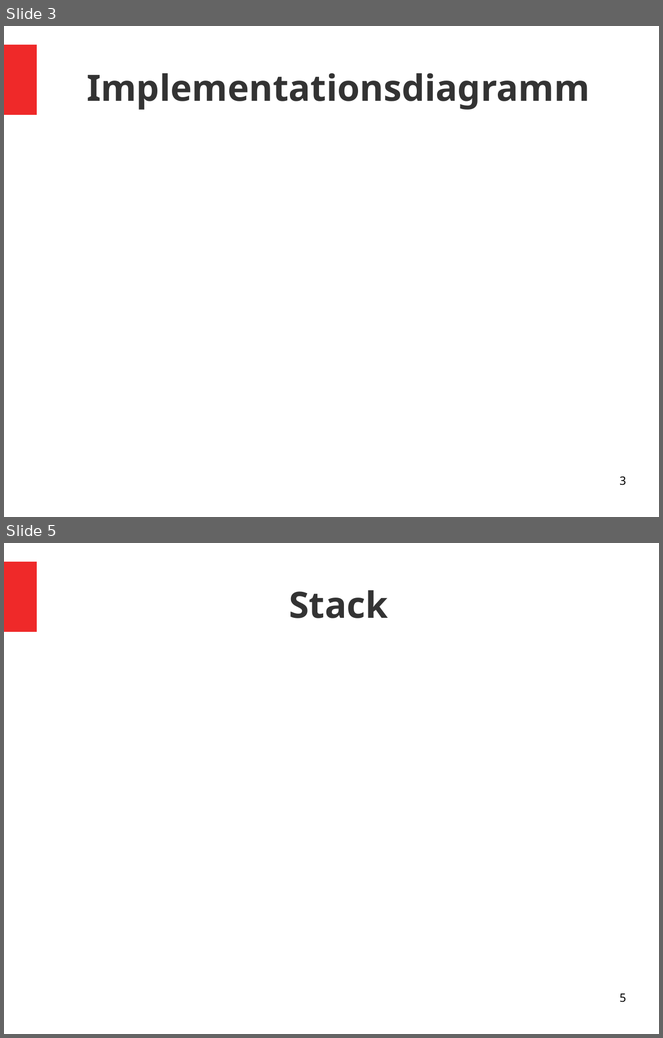
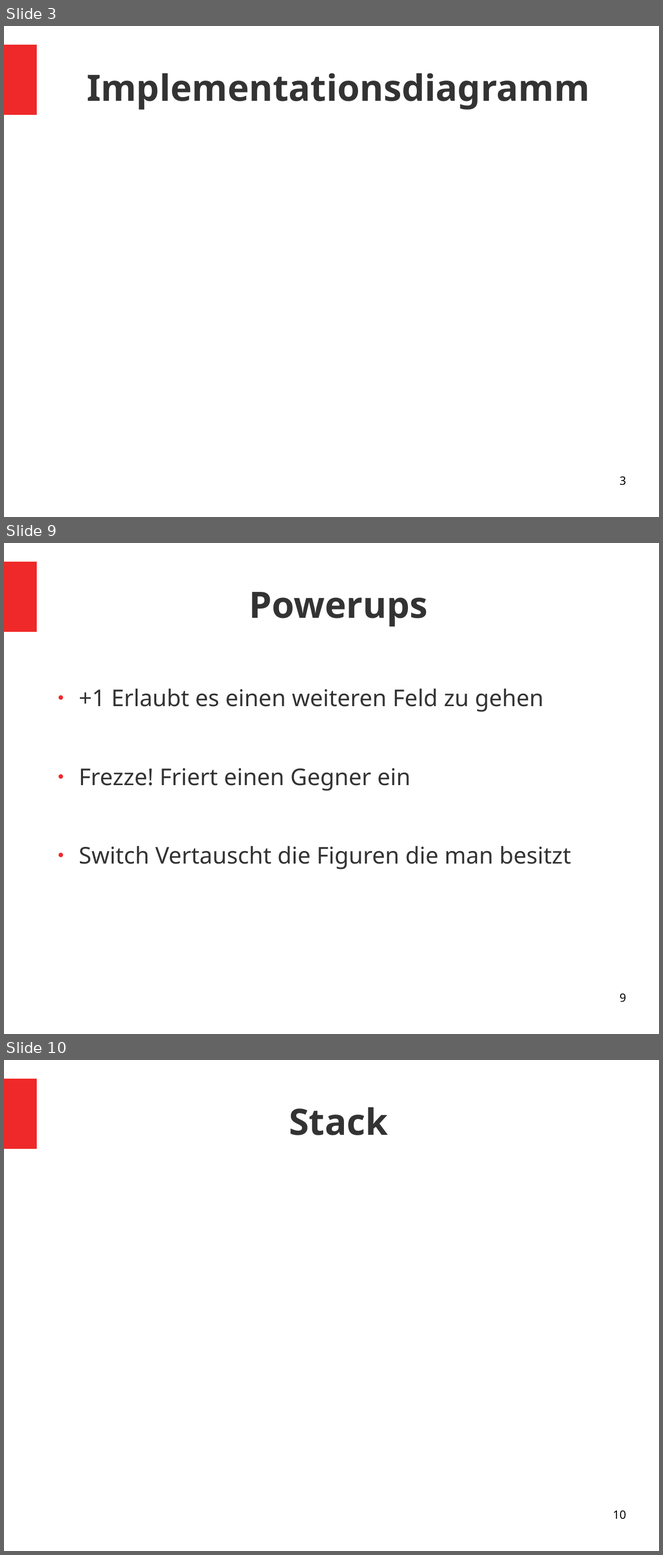
Before and after one commit to HSchipmann/ChessMadnes, a slide deck: ChessMadnes.Pärsentation(unfertig).odp. Shown one above the other, each under a label of ours: slides 3 and 5 before the commit, slides 3, 9 and 10 after it; the slides between them are not shown. The pictures are 663x1038 and 663x1555 pixels, drawn with LibreOffice and Linux fonts; fonts in the diff are those of the drawing. Boxes give left, top, right and bottom in pixels: in the first picture for what was removed or moved away, otherwise in the second. Text is boxed around its words. In the diff, an @@ line names an element or a change of style, - is before the commit and + after.

```diff
--- a/ChessMadnes.Pärsentation(unfertig).odp
+++ b/ChessMadnes.Pärsentation(unfertig).odp
@@ slide 9 added at (4, 543, 659, 1034), background #FFFFFF; not listed: 1 template element that a slide beside it also shows @@
@@ title added at (249, 592, 428, 627), 44 pt, text #333333, bold @@
+Powerups
@@ text added at (79, 689, 571, 870), 28 pt, text #333333 @@
+● +1 Erlaubt es einen weiteren Feld zu gehen
+● Frezze! Friert einen Gegner ein
+● Switch Vertauscht die Figuren die man besitzt
@@ page number added at (620, 994, 626, 1003), 14 pt, text #000000 @@
+9
@@ what was slide 5 is now slide 10 @@
@@ page number at (613, 1511, 626, 1520): text changed @@
-5
+10
```
Also in this commit, not shown: 2 slides changed, 5 other slides added, 1 slide removed.
